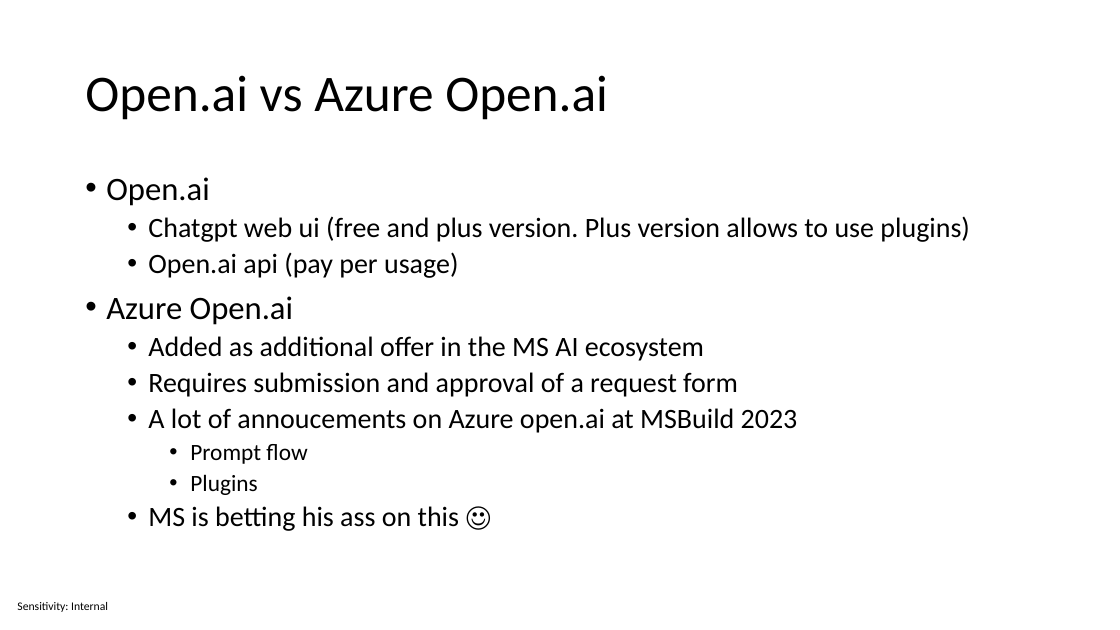
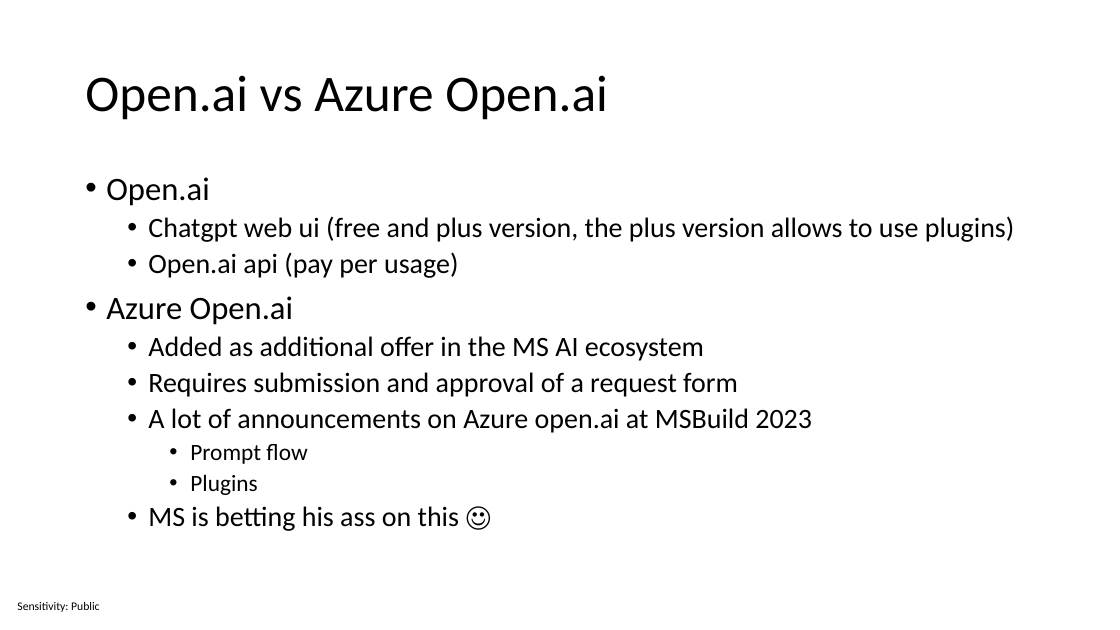
Before and after one commit to sabbadino/csharp-meets-chatgpt, a slide deck: slide 3 of mymsc-chatGpt-Presentation.pptx. Drawn at 1120x630 pixels with LibreOffice and Linux fonts; fonts in the diff are those of the drawing. Boxes give left, top, right and bottom in pixels: in the first picture for what was removed or moved away, otherwise in the second. Text is boxed around its words. In the diff, an @@ line names an element or a change of style, - is before the commit and + after.

```diff
--- a/mymsc-chatGpt-Presentation.pptx
+++ b/mymsc-chatGpt-Presentation.pptx
@@ text at [148,216,1015,242]: text changed @@
-  • Chatgpt web ui (free and plus version. Plus version allows to use plugins)
+  • Chatgpt web ui (free and plus version, the plus version allows to use plugins)
@@ text at [148,408,812,433]: text changed @@
-  • A lot of annoucements on Azure open.ai at MSBuild 2023
+  • A lot of announcements on Azure open.ai at MSBuild 2023
@@ text at [17,602,99,612]: text changed @@
-Sensitivity: Internal
+Sensitivity: Public
```
Also in this commit, not shown: 16 other slides changed, 1 slide added.
